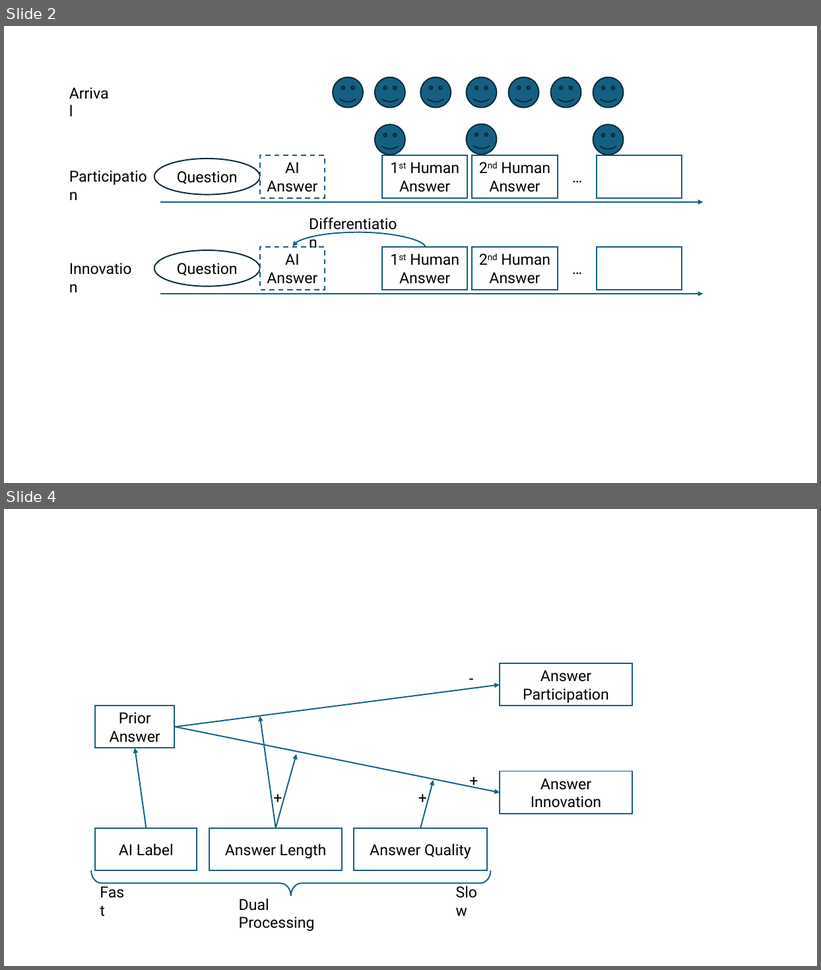
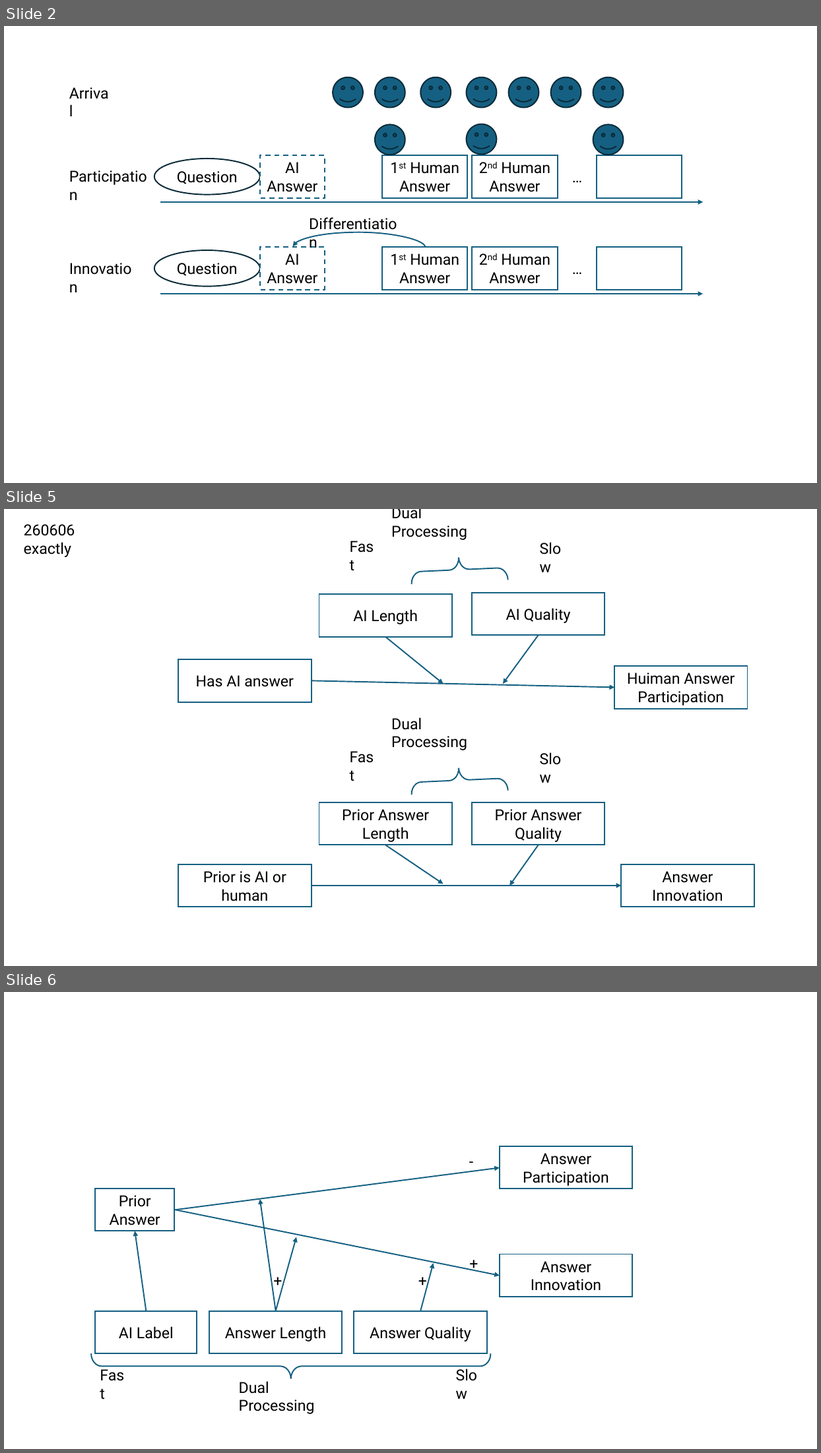
Before and after one commit to chen-junluo/geek-community, a slide deck: Projects/MISQ/MISQ round 2/writeup/Figure_260601_xin.pptx. Shown one above the other, each under a label of ours: slides 2 and 4 before the commit, slides 2, 5 and 6 after it; the slides between them are not shown. The pictures are 821x970 and 821x1453 pixels, drawn with LibreOffice and Linux fonts; fonts in the diff are those of the drawing. Boxes give left, top, right and bottom in pixels: in the first picture for what was removed or moved away, otherwise in the second. Text is boxed around its words. In the diff, an @@ line names an element or a change of style, - is before the commit and + after.

```diff
--- a/Projects/MISQ/MISQ round 2/writeup/Figure_260601_xin.pptx
+++ b/Projects/MISQ/MISQ round 2/writeup/Figure_260601_xin.pptx
@@ slide 5 added at <box>4,509,817,966</box>, background #FFFFFF @@
@@ text added at <box>24,524,75,557</box>, 18 pt, text #000000 @@
+260606 exactly
@@ text added at <box>391,509,467,540</box>, 18 pt, text #000000 @@
+Dual Processing
@@ text added at <box>344,534,385,559</box>, 18 pt, text #000000 @@
+Fast
@@ text added at <box>534,536,579,560</box>, 18 pt, text #000000 @@
+Slow
@@ right brace added at <box>411,555,508,584</box>, outline #156082 1.5 pt @@
@@ rectangle added at <box>319,594,452,637</box>, fill #FFFFFF, outline #156082 1.5 pt, 18 pt, text #000000 @@
+AI Length
@@ rectangle added at <box>472,593,605,635</box>, fill #FFFFFF, outline #156082 1.5 pt, 18 pt, text #000000 @@
+AI Quality
@@ arrow added from (386, 637) to (443, 684), #156082 1.5 pt @@
@@ arrow added from (539, 635) to (503, 684), #156082 1.5 pt @@
@@ rectangle added at <box>178,659,312,702</box>, fill #FFFFFF, outline #156082 1.5 pt, 18 pt, text #000000 @@
+Has AI answer
@@ rectangle added at <box>614,666,748,709</box>, fill #FFFFFF, outline #156082 1.5 pt, 18 pt, text #000000 @@
+Huiman Answer Participation
@@ arrow added from (312, 681) to (614, 688), #156082 1.5 pt @@
@@ text added at <box>391,718,467,751</box>, 18 pt, text #000000 @@
+Dual Processing
@@ text added at <box>344,745,385,770</box>, 18 pt, text #000000 @@
+Fast
@@ text added at <box>534,747,579,771</box>, 18 pt, text #000000 @@
+Slow
@@ right brace added at <box>411,766,508,795</box>, outline #156082 1.5 pt @@
@@ rectangle added at <box>319,803,452,845</box>, fill #FFFFFF, outline #156082 1.5 pt, 18 pt, text #000000 @@
+Prior Answer Length
@@ rectangle added at <box>472,803,605,845</box>, fill #FFFFFF, outline #156082 1.5 pt, 18 pt, text #000000 @@
+Prior Answer Quality
@@ arrow added from (386, 845) to (443, 884), #156082 1.5 pt @@
@@ arrow added from (539, 845) to (510, 886), #156082 1.5 pt @@
@@ rectangle added at <box>178,865,312,908</box>, fill #FFFFFF, outline #156082 1.5 pt, 18 pt, text #000000 @@
+Prior is AI or human
@@ rectangle added at <box>621,865,754,908</box>, fill #FFFFFF, outline #156082 1.5 pt, 18 pt, text #000000 @@
+Answer Innovation
@@ arrow added from (312, 886) to (621, 886), #156082 1.5 pt @@
@@ what was slide 4 is now slide 6 @@
```
Also in this commit, not shown: 1 slide changed, 1 other slide added, 4 other files.
